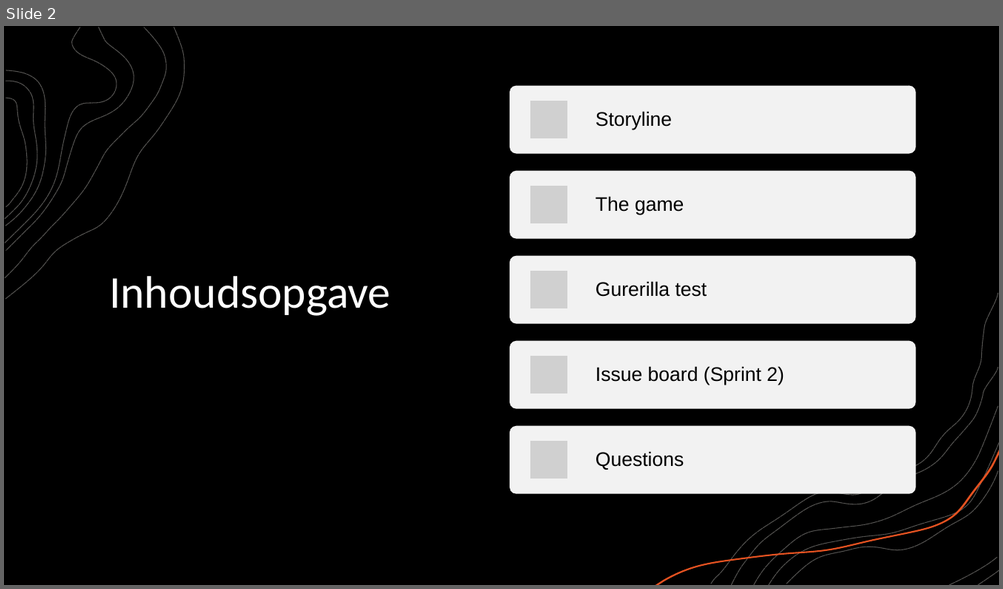
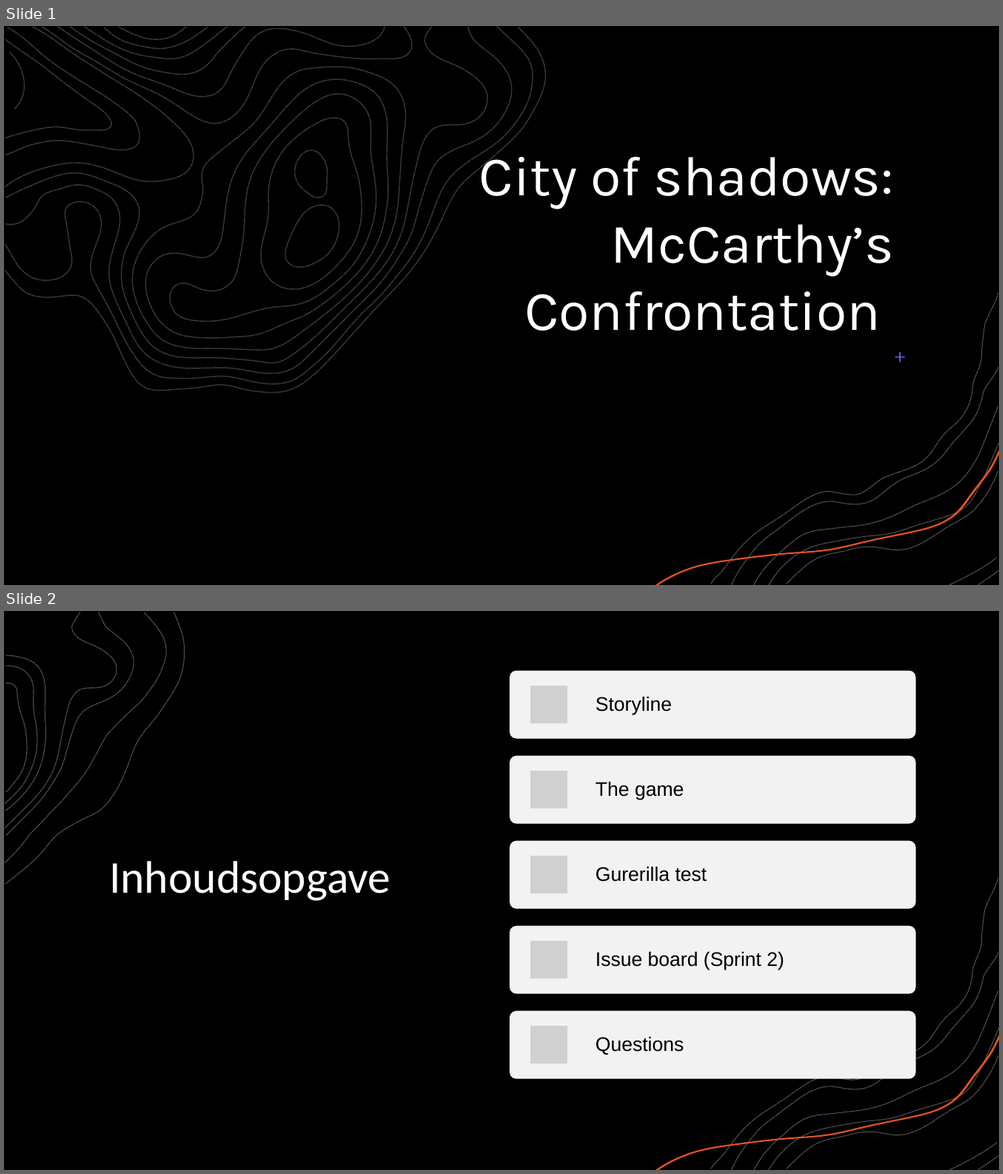
Before and after one commit to guruITA/lucastars-escape-room-game, a slide deck: docs/Product/Sprint 2/Gurpreet Singh/Twilight Quest.odp. Shown one above the other, each under a label of ours: slide 2 before the commit, slides 1 and 2 after it. The pictures are 1003x589 and 1003x1174 pixels, drawn with LibreOffice and Linux fonts; fonts in the diff are those of the drawing; grey boxes stand for pictures; background and template pictures are left out; a plain dark background stands for a picture behind light text. Boxes give left, top, right and bottom in pixels: in the first picture for what was removed or moved away, otherwise in the second. Text is boxed around its words. In the diff, an @@ line names an element or a change of style, - is before the commit and + after.

```diff
--- a/docs/Product/Sprint 2/Gurpreet Singh/Twilight Quest.odp
+++ b/docs/Product/Sprint 2/Gurpreet Singh/Twilight Quest.odp
@@ slide 1 added at <box>4,26,999,585</box>, background picture (left out); not listed: 18 template elements that a slide beside it also shows @@
@@ freeform shape added at <box>4,26,999,585</box>, fill #FFFFFF, outline #F2F2F2 0.99 pt @@
@@ freeform shape added at <box>4,26,999,585</box>, fill #F3F0E9 @@
@@ freeform shape added at <box>4,26,999,585</box>, fill #000000 @@
@@ group added at <box>5,27,546,393</box>: 21 freeform shapes @@
@@ title added at <box>479,145,893,331</box>, 54 pt, text #FFFFFF @@
+City of shadows: McCarthy’s Confrontation
@@ line added from (895, 358) to (905, 358), #7162FE 0.99 pt @@
@@ line added from (900, 353) to (900, 363), #7162FE 0.99 pt @@
@@ group added at <box>655,293,999,585</box>: 8 freeform shapes @@
```
Also in this commit, not shown: 1 slide changed, 1 slide removed, 6 other files.
